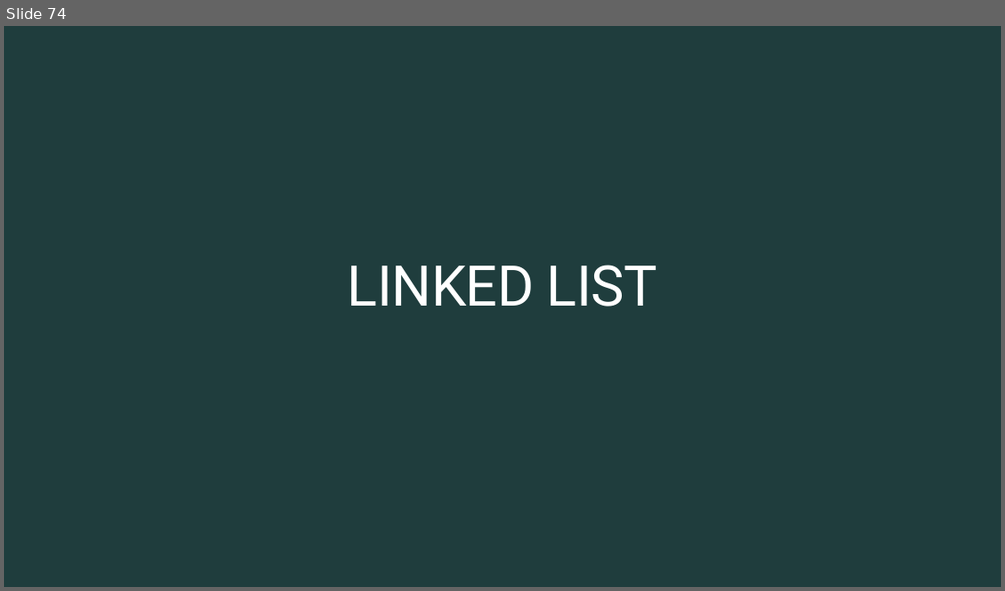
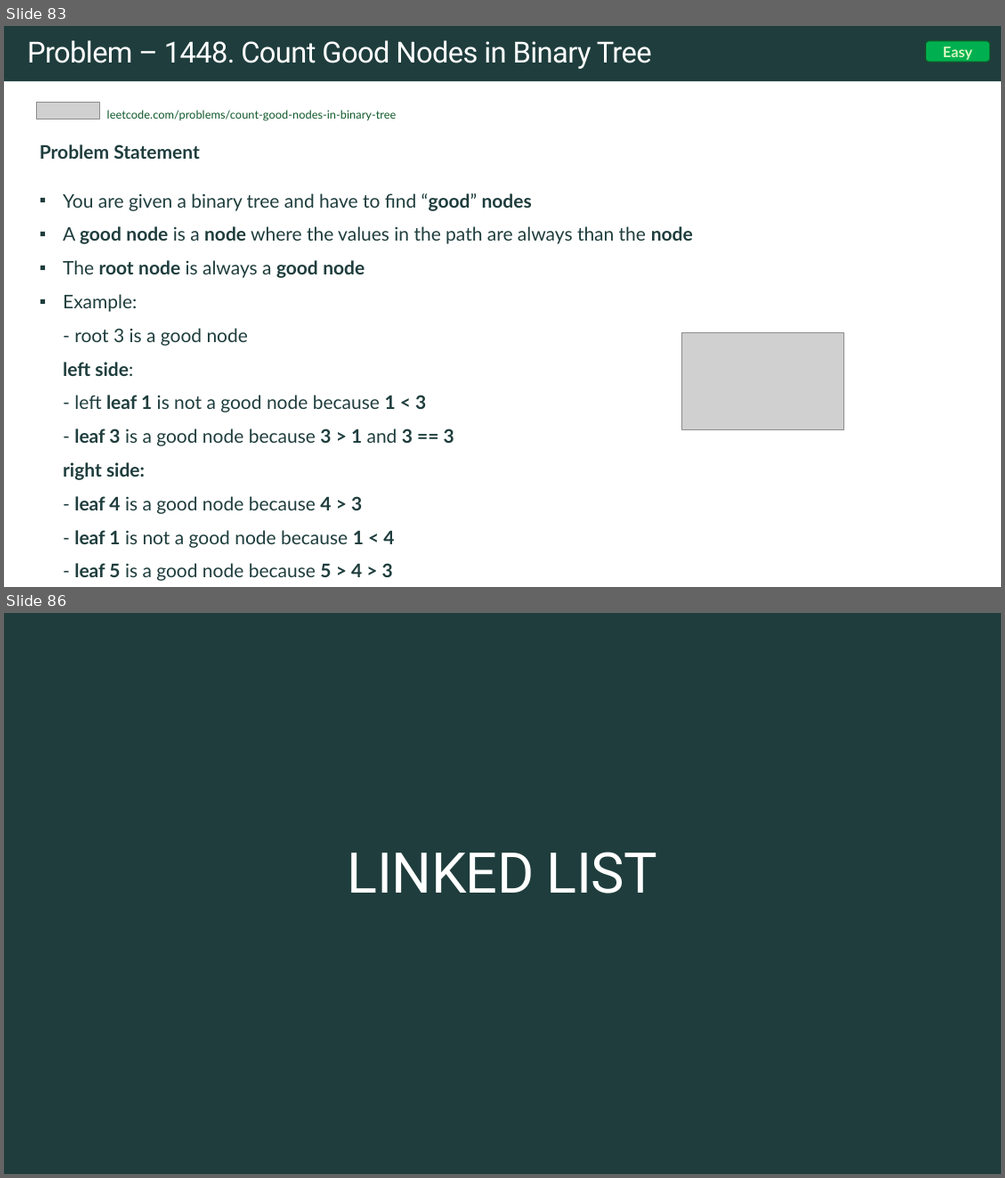
Before and after one commit to rfdavid/coding-interview-handbook-cpp, a slide deck: Algorithm and problem Solving Cheatsheet.pptm. Shown one above the other, each under a label of ours: slide 74 before the commit, slides 83 and 86 after it; the slides between them are not shown. The pictures are 1005x591 and 1005x1178 pixels, drawn with LibreOffice and Linux fonts; fonts in the diff are those of the drawing; grey boxes stand for pictures. Boxes give left, top, right and bottom in pixels: in the first picture for what was removed or moved away, otherwise in the second. Text is boxed around its words. In the diff, an @@ line names an element or a change of style, - is before the commit and + after.

Commit message:
added binary tree DFS and two pointers

```diff
--- a/Algorithm and problem Solving Cheatsheet.pptm
+++ b/Algorithm and problem Solving Cheatsheet.pptm
@@ slide 83 added at box(4, 26, 1001, 587), background #FFFFFF @@
@@ rectangle added at box(4, 26, 1001, 81), fill #1F3D3D @@
@@ title added at box(27, 40, 652, 69), 28 pt, text #FFFFFF @@
+Problem – 1448. Count Good Nodes in Binary Tree
@@ rounded rectangle added at box(925, 41, 989, 62), fill #00B050, outline #0F5829 1 pt, 14 pt, text #D5F7BE, bold @@
+Easy
@@ picture added at box(36, 103, 100, 119) @@
@@ text added at box(107, 110, 396, 121), 11 pt, text #0F5829 @@
+leetcode.com/problems/count-good-nodes-in-binary-tree
@@ text added at box(40, 144, 693, 580), 18 pt, text #1F3D3D @@
+Problem Statement
+▪ You are given a binary tree and have to find “good” nodes
+▪ A good node is a node where the values in the path are always than the node
+▪ The root node is always a good node
+▪ Example:
+  - root 3 is a good node
+  left side:
+  - left leaf 1 is not a good node because 1 < 3
+  - leaf 3 is a good node because 3 > 1 and 3 == 3
+  right side:
+  - leaf 4 is a good node because 4 > 3
+  - leaf 1 is not a good node because 1 < 4
+  - leaf 5 is a good node because 5 > 4 > 3
@@ picture added at box(681, 332, 844, 429) @@
@@ what was slide 74 is now slide 86 @@
```
Also in this commit, not shown: 4 slides changed, 11 other slides added, 15 other files.
